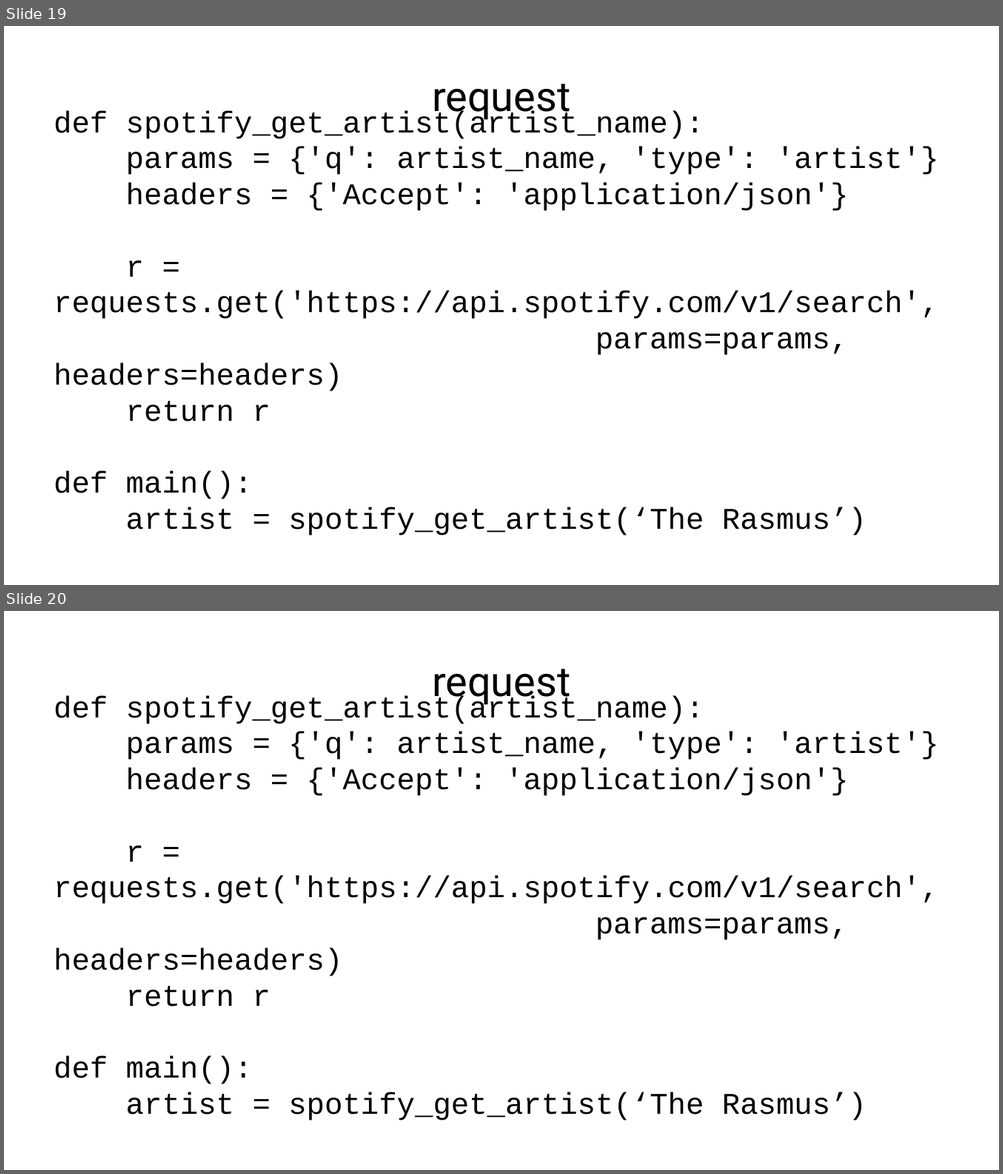
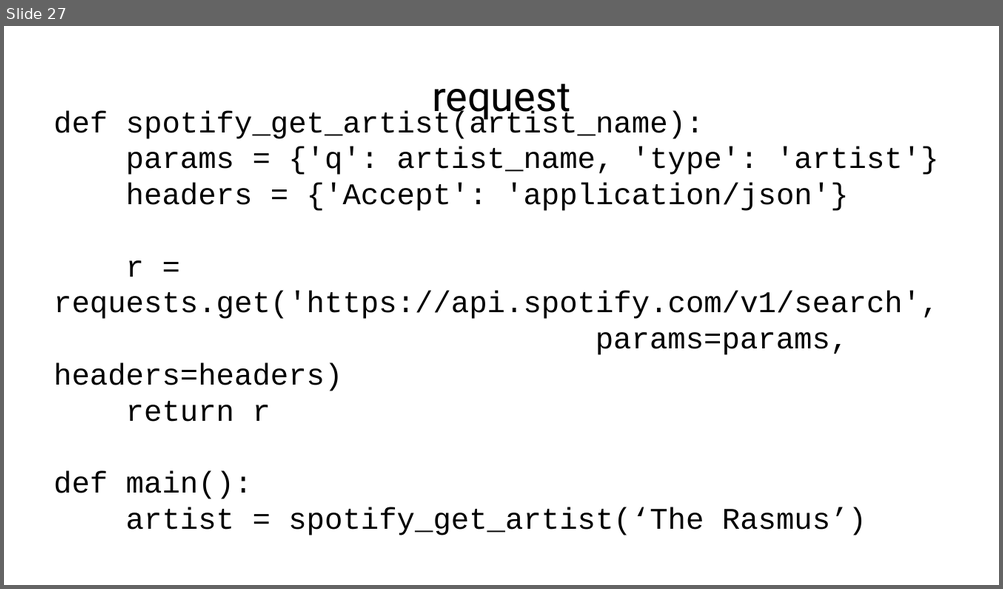
Before and after one commit to KarelZe/SSOS, a slide deck: docs/EnglishSSOS.odp. Shown one above the other, each under a label of ours: slides 19 and 20 before the commit, slide 27 after it. The pictures are 1003x1174 and 1003x589 pixels, drawn with LibreOffice and Linux fonts; fonts in the diff are those of the drawing. Boxes give left, top, right and bottom in pixels: in the first picture for what was removed or moved away, otherwise in the second. Text is boxed around its words. In the diff, an @@ line names an element or a change of style, - is before the commit and + after.

Commit message:
updated presentation

```diff
--- a/docs/EnglishSSOS.odp
+++ b/docs/EnglishSSOS.odp
@@ slide 20 removed at box(4, 611, 999, 1170), background #FFFFFF @@
@@ title removed at box(432, 669, 570, 706) @@
-request
@@ subtitle removed at box(54, 695, 939, 1121) @@
-def spotify_get_artist(artist_name):
-params = {'q': artist_name, 'type': 'artist'}
-headers = {'Accept': 'application/json'}
-r = requests.get('https://api.spotify.com/v1/search',
-params=params, headers=headers)
-return r
-def main():
-artist = spotify_get_artist(‘The Rasmus’)
@@ what was slide 19 is now slide 27 @@
```
Also in this commit, not shown: 1 slide changed, 16 slides added, 5 other slides removed, 1 other file.
